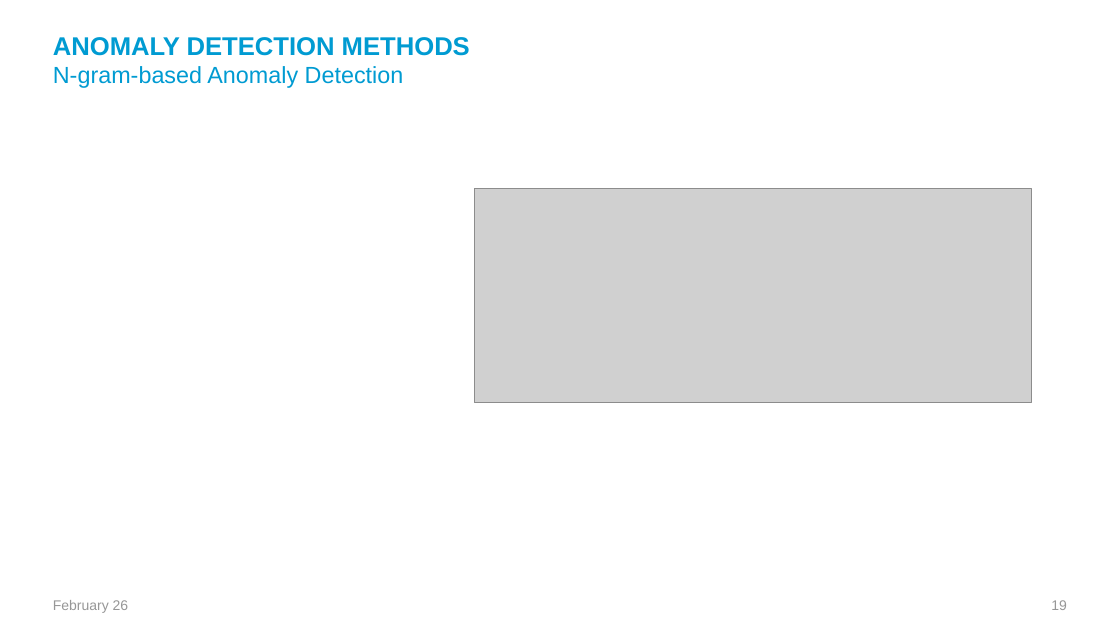
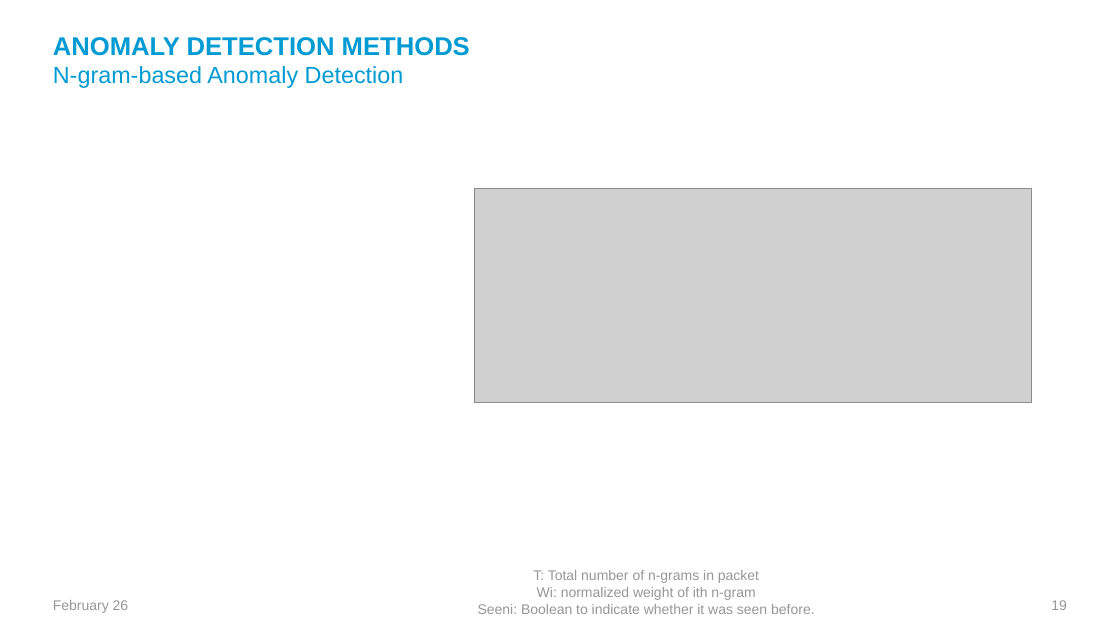
Before and after one commit to abdelazizSalah/Study_Project, a slide deck: slide 19 of Assignment6/final_presentation.pptx. Drawn at 1120x630 pixels with LibreOffice and Linux fonts; fonts in the diff are those of the drawing; grey boxes stand for pictures; background and template pictures are left out. Boxes give left, top, right and bottom in pixels: in the first picture for what was removed or moved away, otherwise in the second. Text is boxed around its words. In the diff, an @@ line names an element or a change of style, - is before the commit and + after.

```diff
--- a/Assignment6/final_presentation.pptx
+++ b/Assignment6/final_presentation.pptx
@@ text added at box(478, 570, 814, 614), 12 pt, text #989898 @@
+T: Total number of n-grams in packet
+Wi: normalized weight of ith n-gram
+Seeni: Boolean to indicate whether it was seen before.
```
Also in this commit, not shown: 6 other slides changed, 6 slides added, 49 other files.
